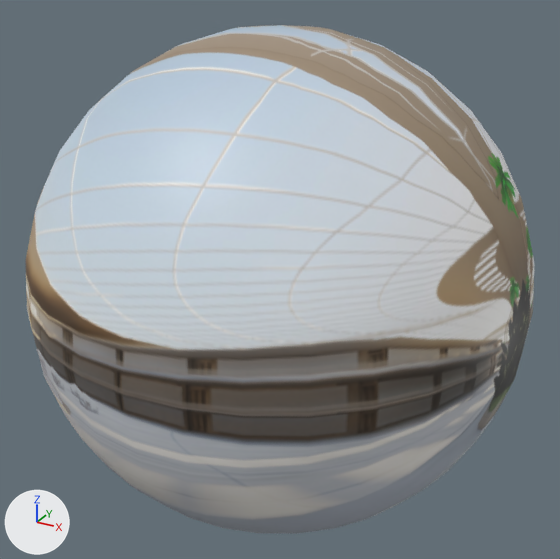
Renders of the Blender file assets/blender/camera_07.blend from each side of a commit.
Rendered twice from a camera (50 mm lens) standing at (15.5, -28.3, 14.1) and looking at (0.0, 0.0, 0.0). Every picture has the same lights, and +X, +Y and +Z are marked at lower left.
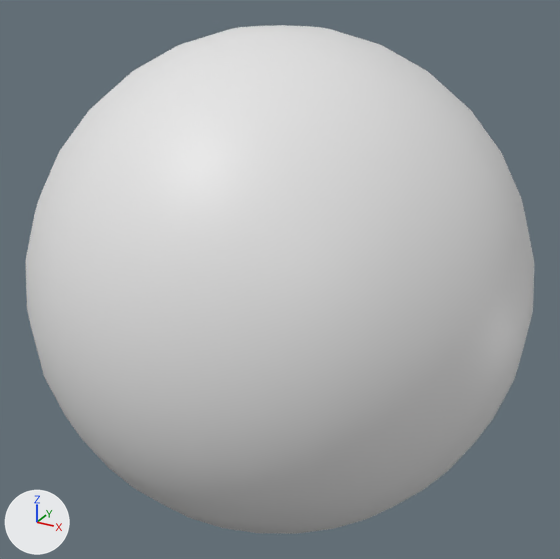
The change, as a list of edits to the scene's bpy script:
```text
Change mat_material_001:
    remove mat_material_001.texture = img_cam_07_jpg_001
    add mat_material_001.base_color = (0.8, 0.8, 0.8)  # white #e7e7e7
```

Pixel boxes (x1, y1, x2, y2) of what changed, in the pictures (560 x 559 px):
'Sphere', surface changed
    both: (26, 25, 534, 534)
